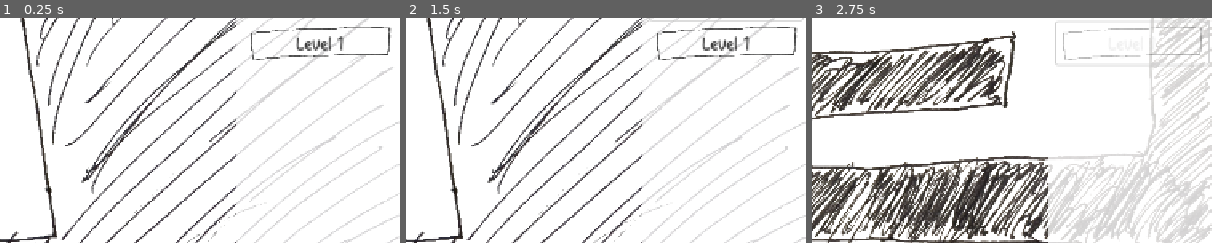
Above: before the commit, frames 1-3 (left to right).
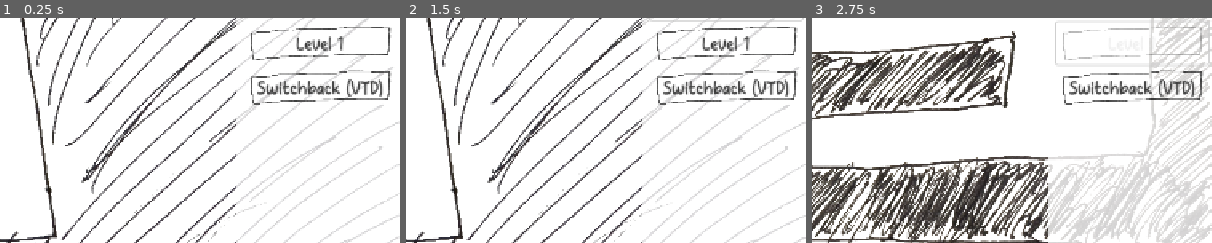
Above: after the commit, the same moments.

Repository: OzuYatamutsu/notebook-tower-defense
Game: Godot game, scene res://levels/MapSelect.tscn
Same seed, same stepped clock (60 frames per second), same inputs: the game is played once before the commit and once after it.
Inputs:
- Up to frame 1 (0.25 s): no input
- Up to frame 2 (1.5 s): click "Level 1" at 0.5 s; click "Test Level" at 1.25 s
- Up to frame 3 (2.75 s): click "Level 1" at 2 s
The pictures show only the part of the screen within x 50-100%, y 19-69%; the shares and areas given below are measured in that part.

The runs differ from the first frame. In frame 1, 1.8% of the frame differs, in the area x 62-98%, y 23-39%; in frame 2, 1.8%; in frame 3, 1.8%.

Commit message:
Add new map to map select

Diff:
--- a/levels/MapSelect.tscn
+++ b/levels/MapSelect.tscn
@@ -69,6 +69,15 @@
 flat = true
 icon_alignment = 1
 
+[node name="SwitchbackVTD" type="Button" parent="Selector/ButtonContainer"]
+layout_mode = 2
+theme = ExtResource("3_ytd17")
+theme_override_colors/font_color = Color(0.231373, 0.231373, 0.231373, 1)
+text = "Switchback (VTD)"
+icon = ExtResource("3_8a0mh")
+flat = true
+icon_alignment = 1
+
 [node name="LoadMapButton" type="Button" parent="Selector"]
 z_index = 1
 layout_mode = 0
--- a/levels/map_select.gd
+++ b/levels/map_select.gd
@@ -5,7 +5,8 @@
 
 var LABEL_LEVEL_MAP = {
     "TestLevel": "res://levels/test_level.tscn",
-    "Level1": "res://levels/level1.tscn"
+    "Level1": "res://levels/level1.tscn",
+    "SwitchbackVTD": "res://levels/level_switchback.tscn",
 }
 
 var CurrentSelectedLevel: String = LABEL_LEVEL_MAP["TestLevel"]
